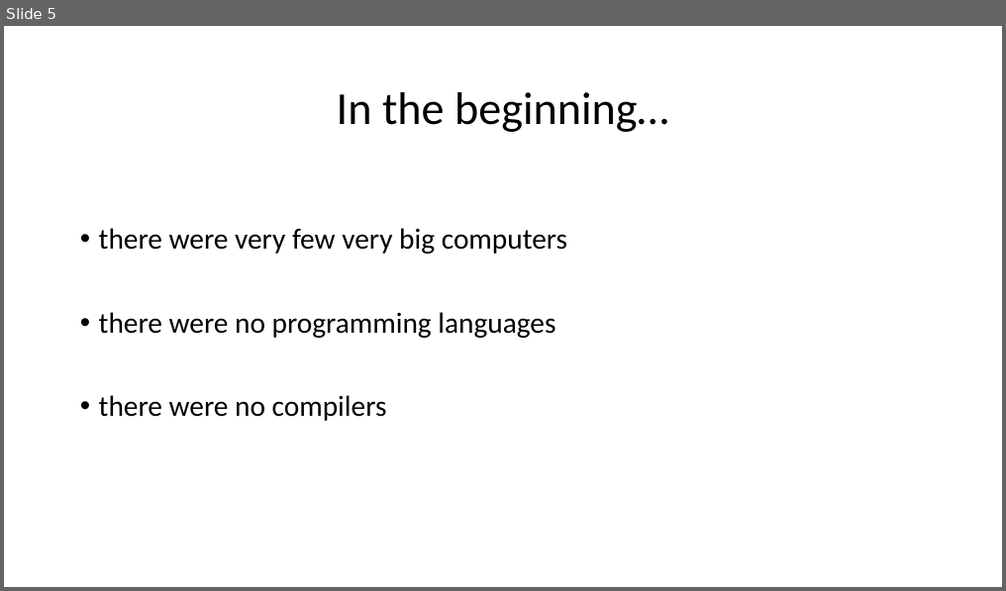
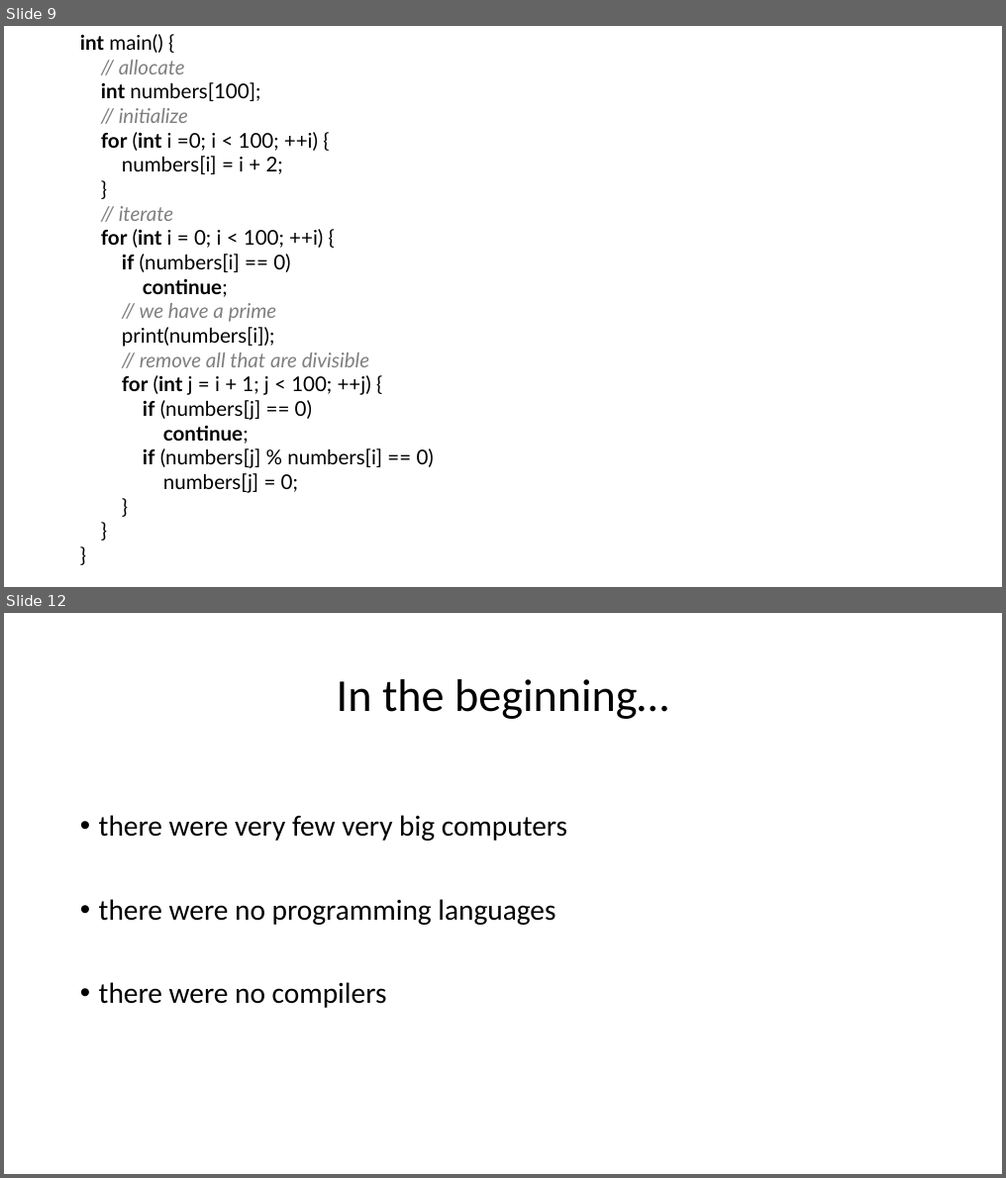
Before and after one commit to ganoliz/NI-GEN, a slide deck: media/NI-GEN-1.pptx. Shown one above the other, each under a label of ours: slide 5 before the commit, slides 9 and 12 after it; the slides between them are not shown. The pictures are 1006x591 and 1006x1178 pixels, drawn with LibreOffice and Linux fonts; fonts in the diff are those of the drawing. Boxes give left, top, right and bottom in pixels: in the first picture for what was removed or moved away, otherwise in the second. Text is boxed around its words. In the diff, an @@ line names an element or a change of style, - is before the commit and + after.

```diff
--- a/media/NI-GEN-1.pptx
+++ b/media/NI-GEN-1.pptx
@@ slide 9 added at (x1=4, y1=26, x2=1002, y2=587), background #FFFFFF @@
@@ text added at (x1=80, y1=34, x2=434, y2=493), 19.6 pt, text #000000 @@
+int main() {
+// allocate
+int numbers[100];
+// initialize
+for (int i =0; i < 100; ++i) {
+numbers[i] = i + 2;
+}
+// iterate
+for (int i = 0; i < 100; ++i) {
+if (numbers[i] == 0)
+continue;
+// we have a prime
+print(numbers[i]);
+// remove all that are divisible
+for (int j = i + 1; j < 100; ++j) {
+if (numbers[j] == 0)
+continue;
+if (numbers[j] % numbers[i] == 0)
+numbers[j] = 0;
+}
+}
+}
@@ what was slide 5 is now slide 12 @@
```
Also in this commit, not shown: 5 slides changed, 18 other slides added, 5 slides removed, 6 other files.
